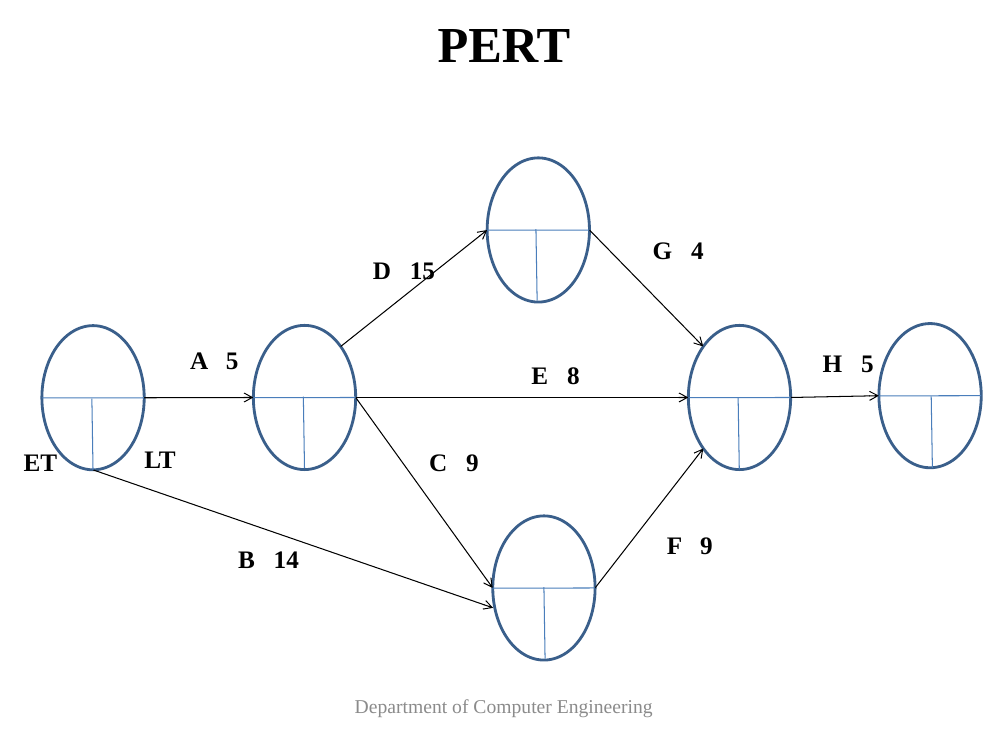
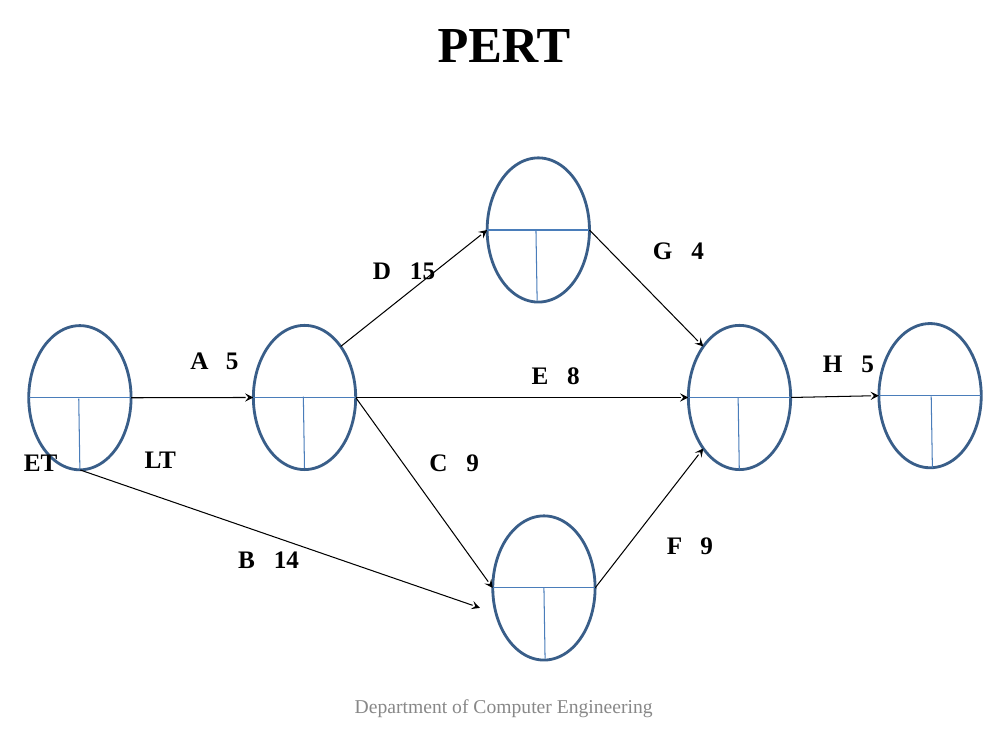
Before and after one commit to vk0810-k/College-B.Tech, a slide deck: slide 15 of Fourth Year/SEM VIII/IT Project Management - Prof. Asha Rawat/Ppt's/Unit 2.pptx (slide 13 before the commit). Drawn at 1008x756 pixels with LibreOffice and Linux fonts; fonts in the diff are those of the drawing. Boxes give left, top, right and bottom in pixels: in the first picture for what was removed or moved away, otherwise in the second. Text is boxed around its words. In the diff, an @@ line names an element or a change of style, - is before the commit and + after.

```diff
--- a/Fourth Year/SEM VIII/IT Project Management - Prof. Asha Rawat/Ppt's/Unit 2.pptx
+++ b/Fourth Year/SEM VIII/IT Project Management - Prof. Asha Rawat/Ppt's/Unit 2.pptx
@@ arrow (341, 347) - (487, 230): arrowheads changed @@
@@ line (487, 230) - (590, 230): stroke #4B7EBC 0.75 pt to #4A7DBA 0.75 pt @@
@@ line (536, 229) - (537, 300): stroke #4B7EBC 0.75 pt to #4A7DBA 0.75 pt @@
@@ arrow (590, 230) - (704, 347): arrowheads changed @@
@@ line (29, 398) - (131, 398): stroke #4B7EBC 0.75 pt to #4A7DBA 0.75 pt @@
@@ 2 lines, 1 ellipse, 1 arrow: place and size @@
-2 lines, 1 ellipse, 1 arrow at (42, 326, 493, 608)
+2 lines, 1 ellipse, 1 arrow at (29, 326, 480, 608)
@@ line (79, 398) - (80, 470): stroke #4B7EBC 0.75 pt to #4A7DBA 0.75 pt @@
@@ arrow moved from (144, 398) - (253, 397) to (131, 398) - (253, 397) @@
@@ arrow (131, 398) - (253, 397): arrowheads changed @@
@@ arrow (356, 397) - (493, 588): arrowheads changed @@
@@ arrow (790, 397) - (879, 396): arrowheads changed @@
@@ line (879, 396) - (981, 396): stroke #4B7EBC 0.75 pt to #4A7DBA 0.75 pt @@
@@ line (931, 396) - (932, 468): stroke #4B7EBC 0.75 pt to #4A7DBA 0.75 pt @@
@@ arrow (595, 588) - (704, 449): arrowheads changed @@
@@ arrow (80, 470) - (480, 608): arrowheads changed @@
@@ outline #3A5F8C 2 pt to #395E89 2 pt in 5 elements at (29, 326, 132, 470), (487, 158, 590, 302), (688, 326, 791, 470), (879, 324, 982, 468), (493, 516, 596, 660) @@
@@ line (493, 588) - (595, 588): stroke #4B7EBC 0.75 pt to #4A7DBA 0.75 pt @@
@@ line (544, 588) - (545, 658): stroke #4B7EBC 0.75 pt to #4A7DBA 0.75 pt @@
```
Also in this commit, not shown: 36 other slides changed, 9 slides added, 8 other files.
